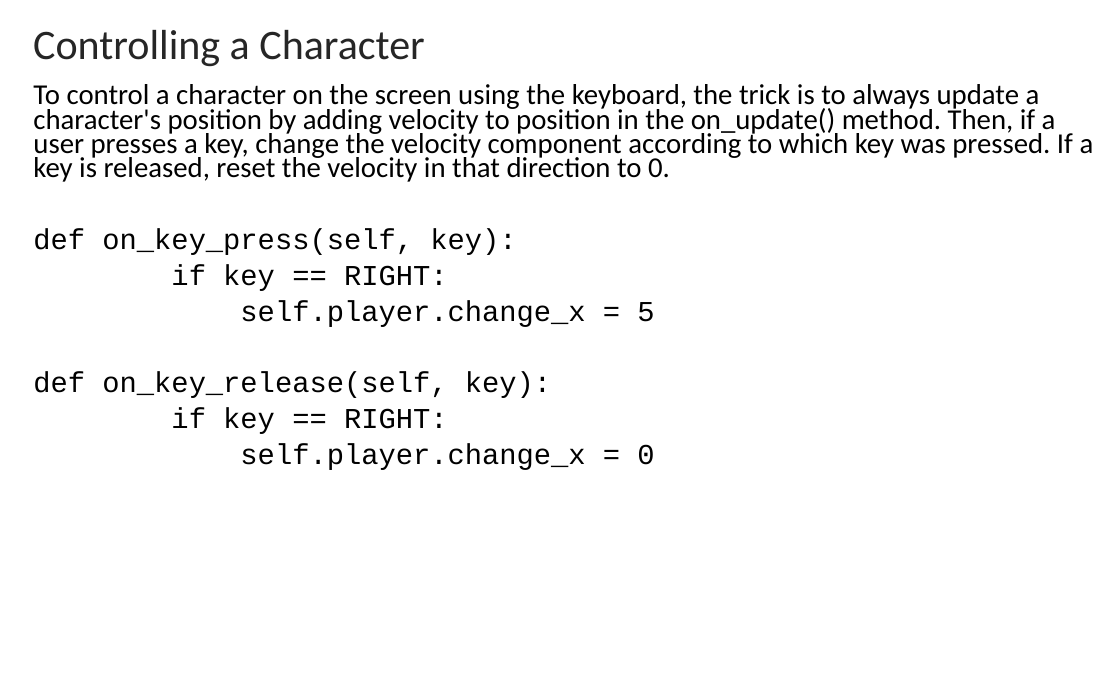
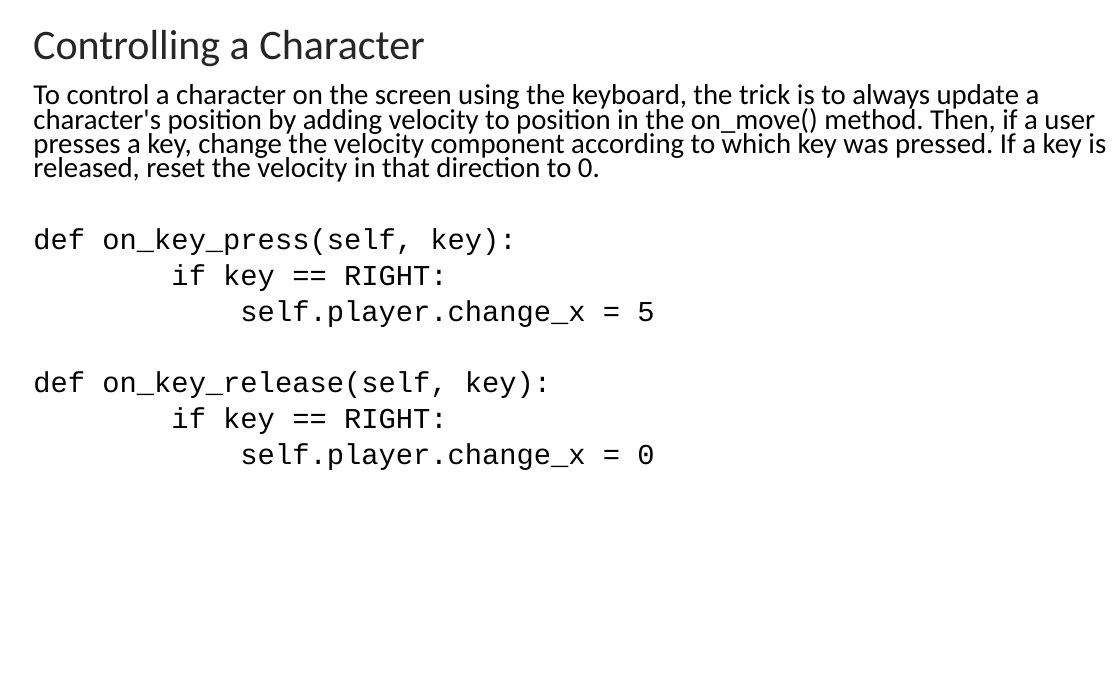
Before and after one commit to LongBaoNguyen/longbaonguyen.github.io, a slide deck: slide 15 of courses/apcsp/processing_arcade/processing3.pptx (slide 17 before the commit). Drawn at 1120x700 pixels with LibreOffice and Linux fonts; fonts in the diff are those of the drawing. Boxes give left, top, right and bottom in pixels: in the first picture for what was removed or moved away, otherwise in the second. Text is boxed around its words. In the diff, an @@ line names an element or a change of style, - is before the commit and + after.

```diff
--- a/courses/apcsp/processing_arcade/processing3.pptx
+++ b/courses/apcsp/processing_arcade/processing3.pptx
@@ text at (33,84,1106,182): text changed @@
-To control a character on the screen using the keyboard, the trick is to always update a character's position by adding velocity to position in the on_update() method. Then, if a user presses a key, change the velocity component according to which key was pressed. If a key is released, reset the velocity in that direction to 0.
+To control a character on the screen using the keyboard, the trick is to always update a character's position by adding velocity to position in the on_move() method. Then, if a user presses a key, change the velocity component according to which key was pressed. If a key is released, reset the velocity in that direction to 0.
```
Also in this commit, not shown: 12 other slides changed, 1 slide added, 3 slides removed, 8 other files.
